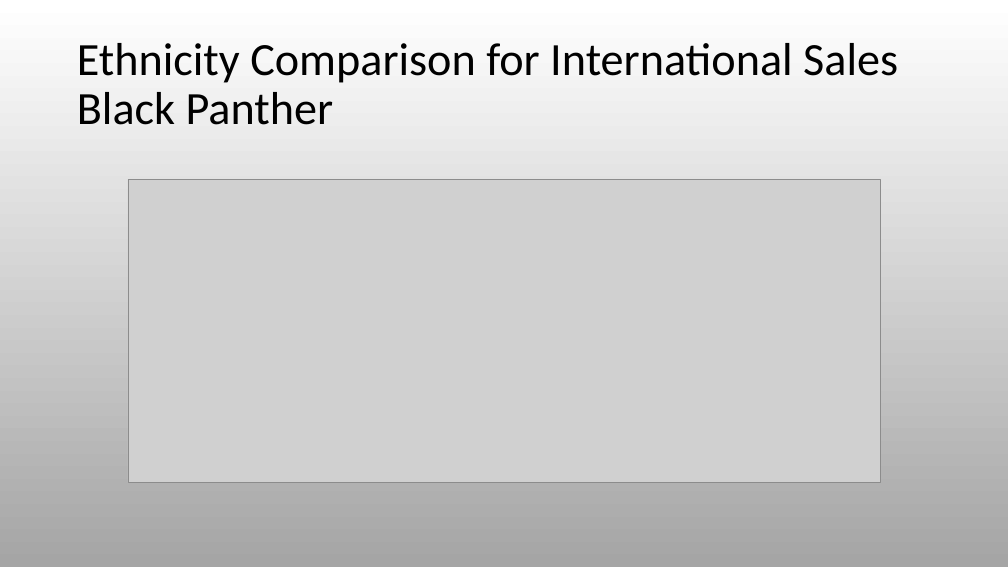
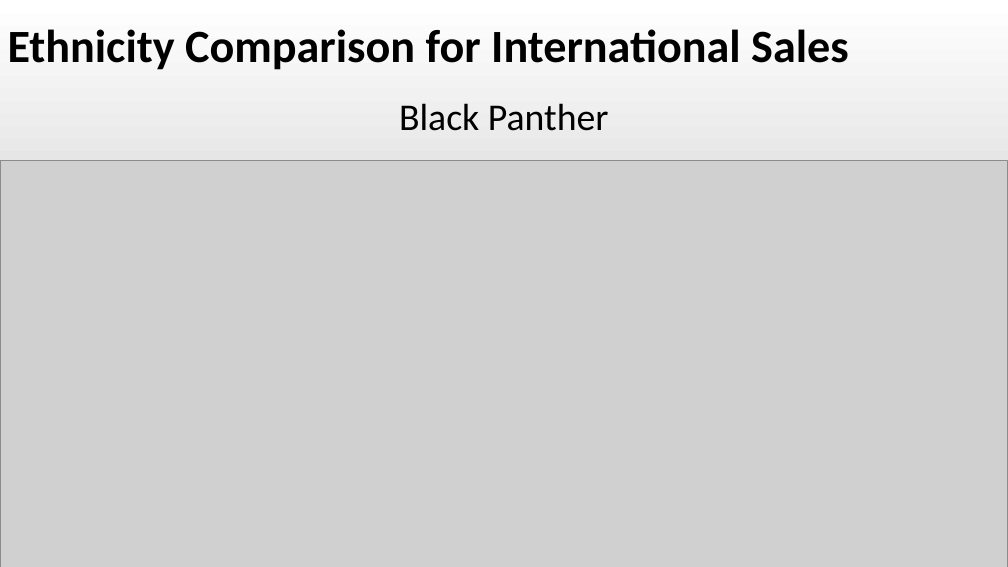
Before and after one commit to RyanSchraeder/Team-Aurora-Marvels, a slide deck: slide 25 of Project_1_Superheros.pptx (slide 24 before the commit). Drawn at 1008x567 pixels with LibreOffice and Linux fonts; fonts in the diff are those of the drawing; grey boxes stand for pictures. Boxes give left, top, right and bottom in pixels: in the first picture for what was removed or moved away, otherwise in the second. Text is boxed around its words. In the diff, an @@ line names an element or a change of style, - is before the commit and + after.

```diff
--- a/Project_1_Superheros.pptx
+++ b/Project_1_Superheros.pptx
@@ text at (x1=8, y1=29, x2=849, y2=70): text changed; bold on @@
-Ethnicity Comparison for International Sales
-Black Panther
+Ethnicity Comparison for International Sales
@@ text added at (x1=399, y1=103, x2=609, y2=131), 36 pt, text #000000 @@
+Black Panther
@@ picture resized from (x1=128, y1=179, x2=880, y2=482) to (x1=0, y1=161, x2=1008, y2=567) @@
```
Also in this commit, not shown: 23 other slides changed, 1 slide added.
